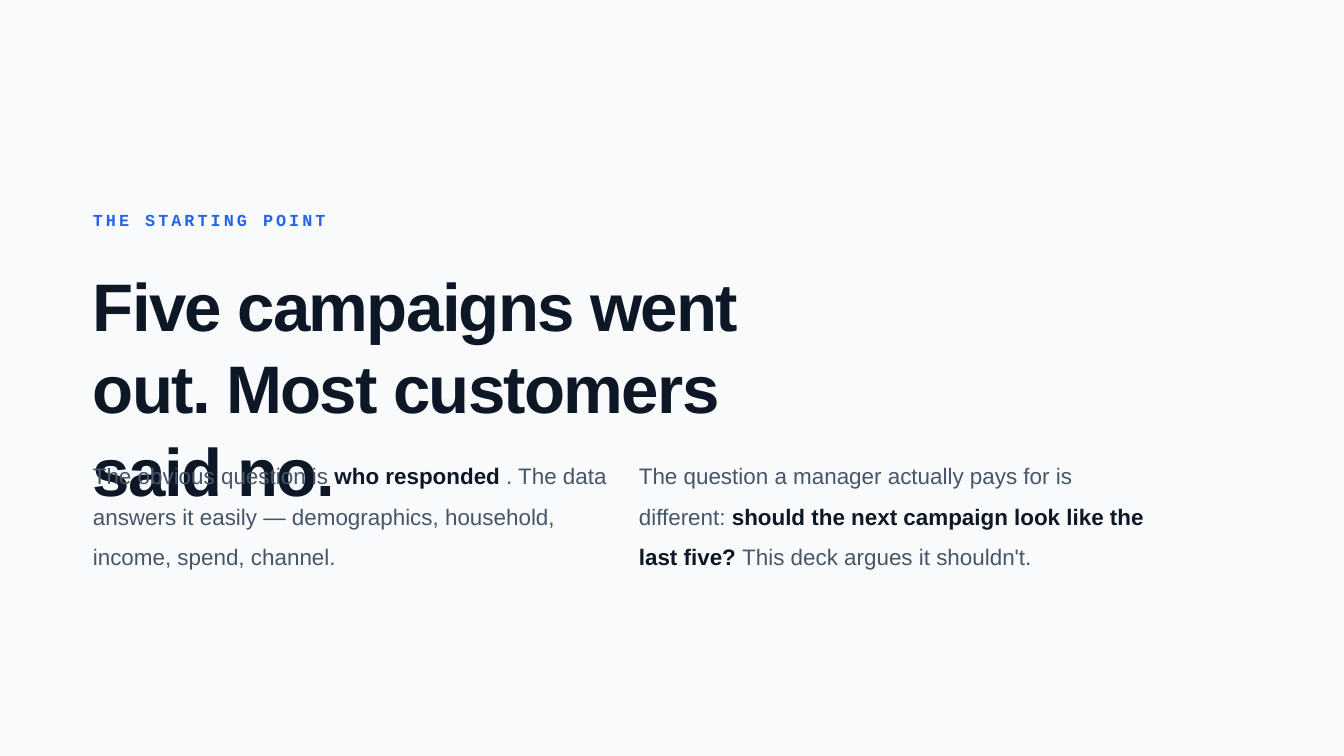
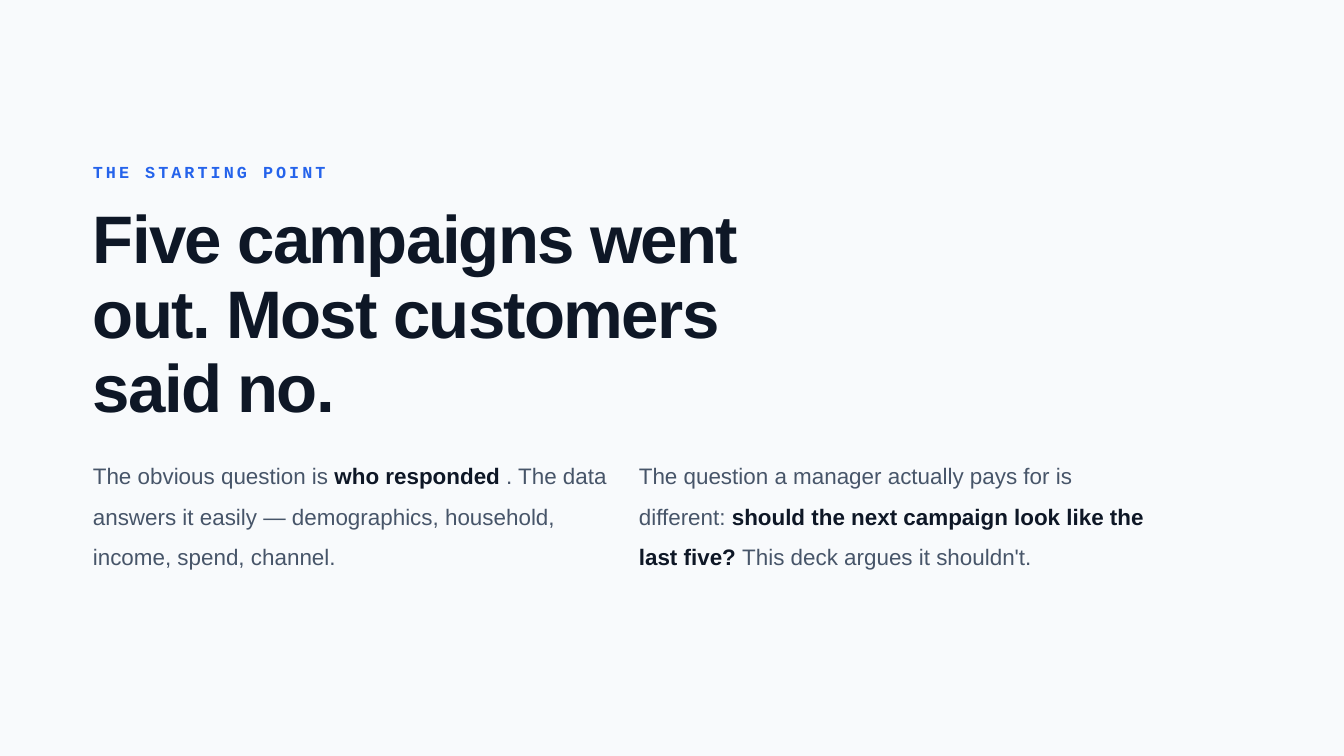
Before and after one commit to ngatho1/iFood-Campaign-Analysis, a slide deck: slide 2 of iFood's Campaign Budget Misdirection.pptx. Drawn at 1344x756 pixels with LibreOffice and Linux fonts; fonts in the diff are those of the drawing. Boxes give left, top, right and bottom in pixels: in the first picture for what was removed or moved away, otherwise in the second. Text is boxed around its words. In the diff, an @@ line names an element or a change of style, - is before the commit and + after.

```diff
--- a/iFood's Campaign Budget Misdirection.pptx
+++ b/iFood's Campaign Budget Misdirection.pptx
@@ text "THE STARTING POINT" moved from (x1=93, y1=214, x2=325, y2=226) to (x1=93, y1=166, x2=325, y2=178) @@
@@ text "Five campaigns went out. Most ..." moved from (x1=93, y1=282, x2=738, y2=497) to (x1=93, y1=214, x2=738, y2=413) @@
@@ text "Five campaigns went out. Most ..." at (x1=93, y1=214, x2=738, y2=413): line spacing 1.02 to 0.92 @@
```
Also in this commit, not shown: 1 other file.
